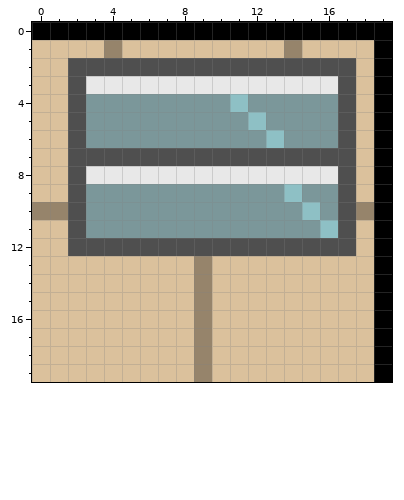
Two states of a pixel-art sprite, data/sprites/J.png. That is the earlier state.
The file is 60x60 pixels, drawn in blocks of 3x3; one block is one cell here.
The same view after the edit:
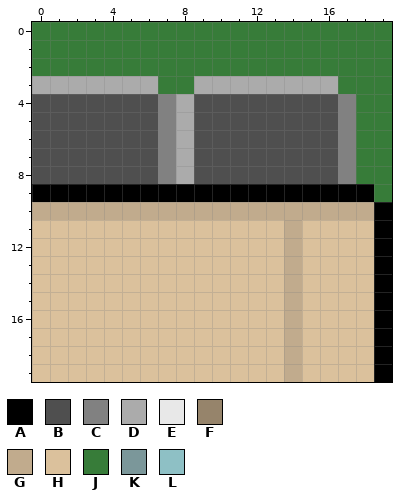
Palette (. is transparent): A #000000  B #4f4f4f  C #818181  D #ababab  E #e8e8e8  F #96846b  G #c1ab8d  H #dbc19c  J #377c39  K #7b979a  L #8ec0c5
What changed:
Changed rows in their new state; - is an unchanged pixel.
first column x 0:
 0 JJJJJJJJJJJJJJJJJJJJ
 1 JJJJJJJJJJJJJJJJJJJJ
 2 JJJJJJJJJJJJJJJJJJJJ
 3 DDDDDDDJJDDDDDDDDJJJ
 4 BB-BBBBCDBBBBBBBBCJJ
 5 BB-BBBBCDBBBBBBBBCJJ
 6 BB-BBBBCDBBBBBBBBCJJ
 7 BB-----CD--------CJJ
 8 BB-BBBBCDBBBBBBBBCJJ
 9 AAAAAAAAAAAAAAAAAAAJ
10 GGGGGGGGGGGGGGGGGGG-
11 --HHHHHHHHHHHHGHHH--
12 --HHHHHHHHHHHHGHHH--
13 ---------H----G-----
14 ---------H----G-----
15 ---------H----G-----
16 ---------H----G-----
17 ---------H----G-----
18 ---------H----G-----
19 ---------H----G-----
Boxes around the changes in both pictures, in picture pixels (x1, y1, x2, y2):
changed: (32, 22, 392, 382)
